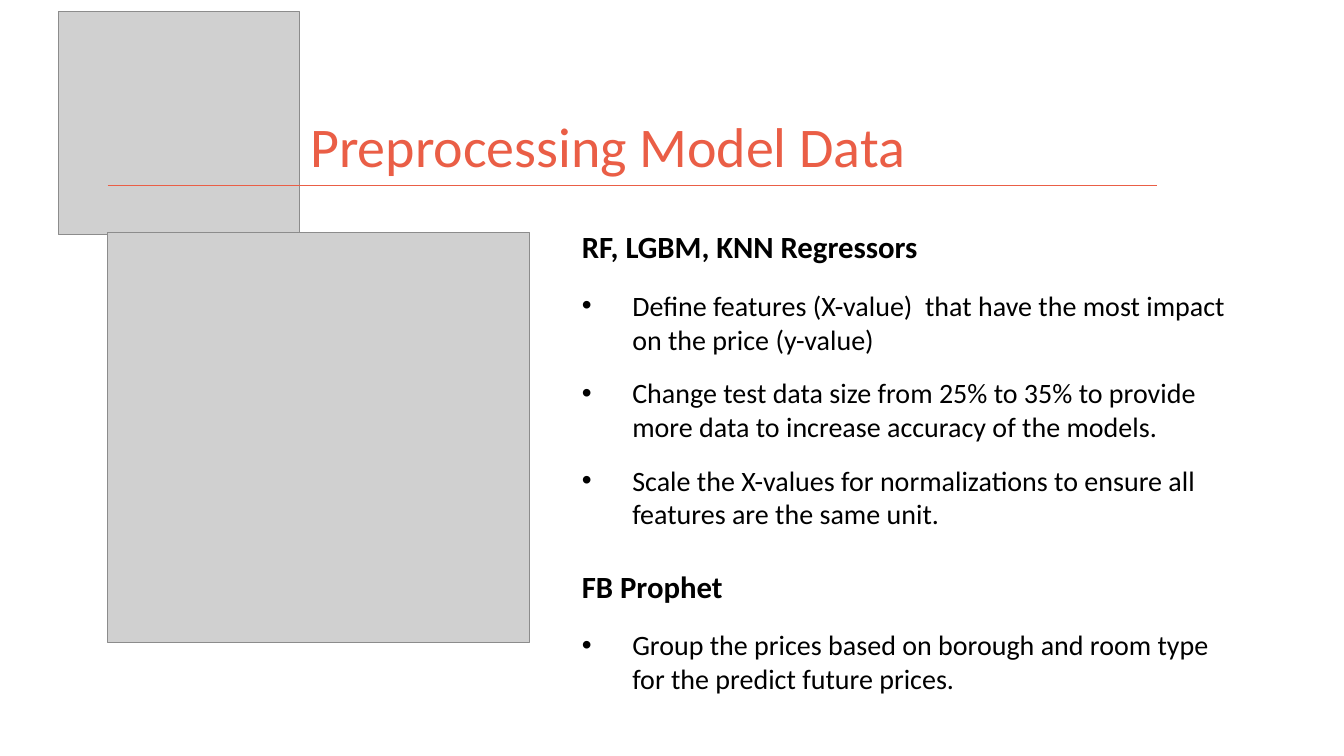
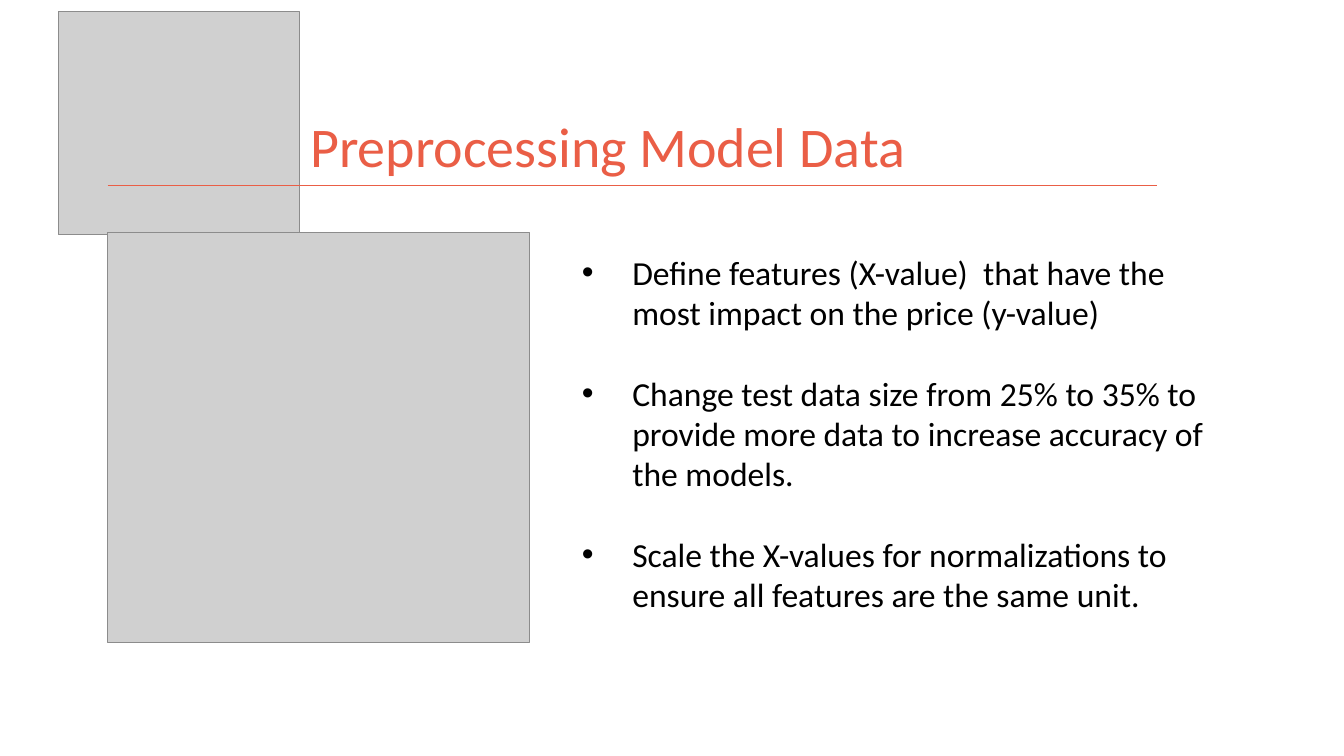
Before and after one commit to kman4/AirbnbPredictions, a slide deck: slide 12 of Airbnb Price Predictions (Model).pptx. Drawn at 1344x756 pixels with LibreOffice and Linux fonts; fonts in the diff are those of the drawing; grey boxes stand for pictures. Boxes give left, top, right and bottom in pixels: in the first picture for what was removed or moved away, otherwise in the second. Text is boxed around its words. In the diff, an @@ line names an element or a change of style, - is before the commit and + after.

```diff
--- a/Airbnb Price Predictions (Model).pptx
+++ b/Airbnb Price Predictions (Model).pptx
@@ text "Define features (X-value) that have ..." at (632, 260, 1203, 608): size 20 to 24 pt @@
@@ text at (582, 238, 918, 264): paragraph removed @@
-RF, LGBM, KNN Regressors
@@ text at (582, 576, 1209, 694): paragraphs removed @@
-FB Prophet
-• Group the prices based on borough and room type for the predict future prices.
```
Also in this commit, not shown: 3 other slides changed.
